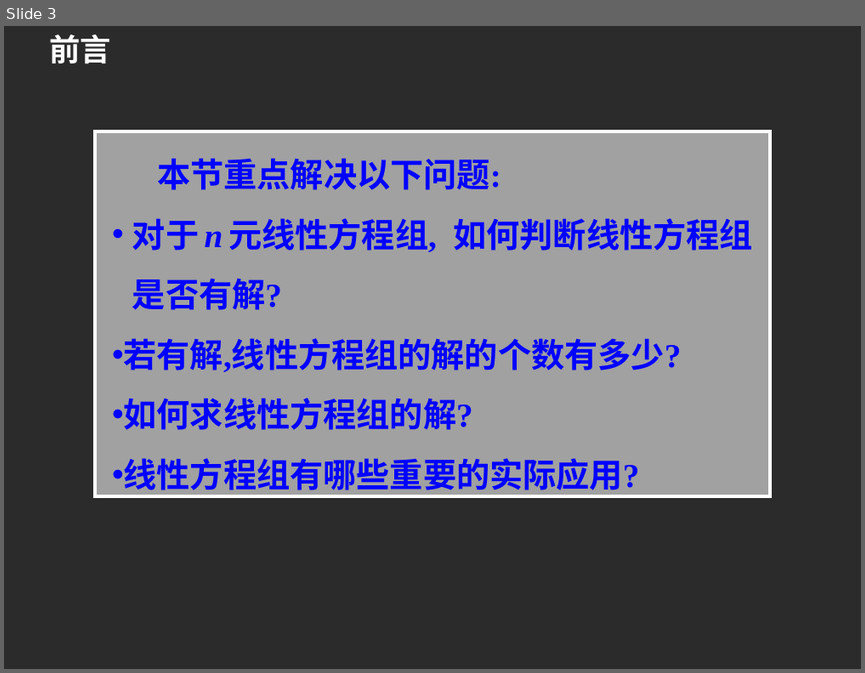
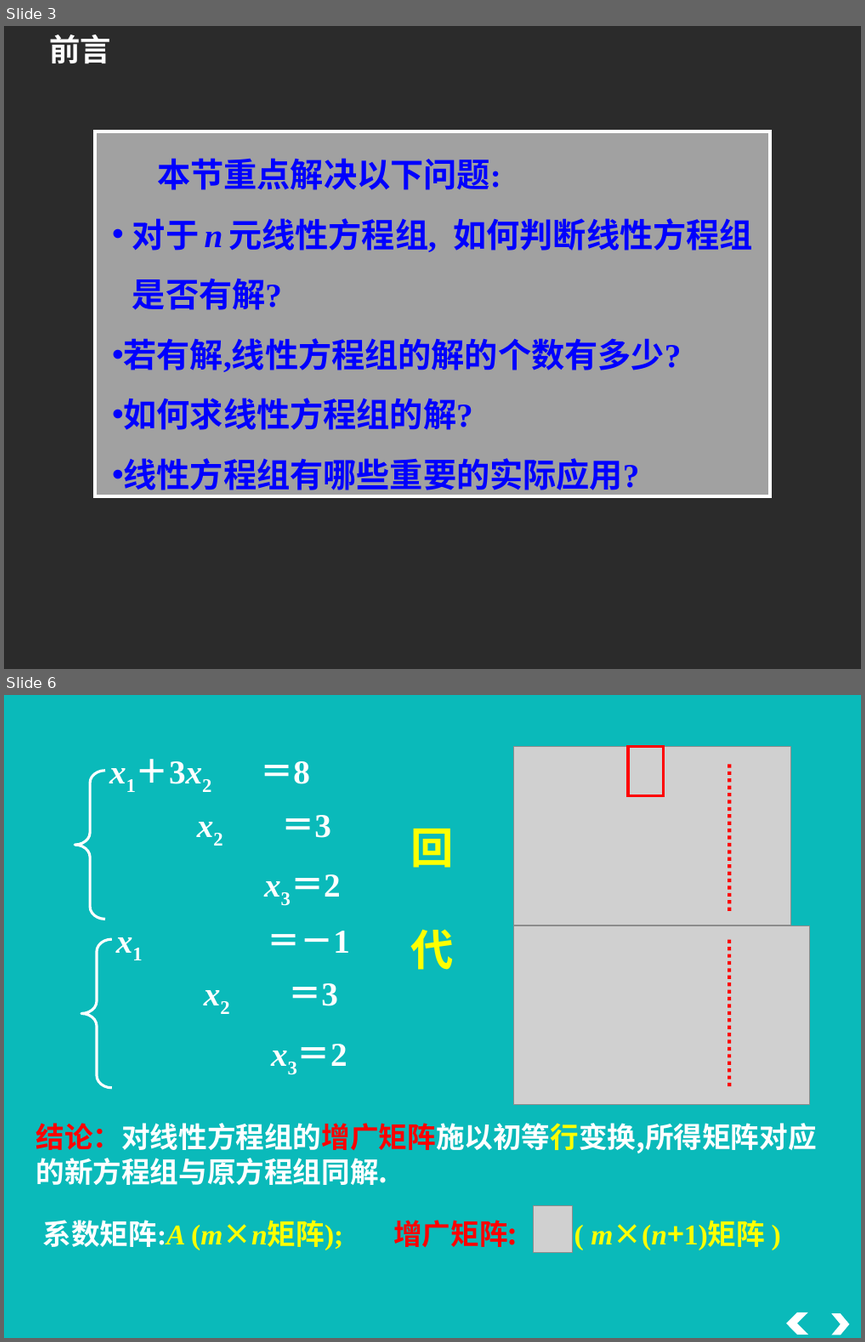
Before and after one commit to zeemeil/zeemeil.github.io, a slide deck: files/2025_2_LM/1104_0301.pptx. Shown one above the other, each under a label of ours: slide 3 before the commit, slides 3 and 6 after it; the slides between them are not shown. The pictures are 865x673 and 865x1342 pixels, drawn with LibreOffice and Linux fonts; fonts in the diff are those of the drawing; grey boxes stand for pictures; background and template pictures are left out; a plain dark background stands for a picture behind light text. Boxes give left, top, right and bottom in pixels: in the first picture for what was removed or moved away, otherwise in the second. Text is boxed around its words. In the diff, an @@ line names an element or a change of style, - is before the commit and + after.

```diff
--- a/files/2025_2_LM/1104_0301.pptx
+++ b/files/2025_2_LM/1104_0301.pptx
@@ slide 6 added at <box>4,695,861,1338</box>, background #0ABABA @@
@@ picture added at <box>513,746,789,925</box> @@
@@ rectangle added at <box>628,746,663,796</box>, outline #FF0000 2.5 pt @@
@@ line added from (730, 765) to (730, 913), #FF0000 3 pt dashed @@
@@ group added at <box>75,761,341,919</box>: 3 texts, 1 left brace @@
+x3＝2
+x1＋3x2 ＝8
+x2 ＝3
@@ text added at <box>411,828,454,970</box>, 36 pt, text #FFFF00, bold @@
+回 代
@@ picture added at <box>513,926,809,1105</box> @@
@@ line added from (729, 939) to (729, 1089), #FF0000 3 pt dashed @@
@@ group added at <box>81,930,350,1088</box>: 3 texts, 1 left brace @@
+x3＝2
+x1 ＝－1
+x2 ＝3
@@ text added at <box>36,1123,817,1185</box>, 24 pt, text #FFFFFF, bold @@
+结论：对线性方程组的增广矩阵施以初等行变换,所得矩阵对应的新方程组与原方程组同解.
@@ text added at <box>43,1219,343,1250</box>, 24 pt, text #FFFF00, bold @@
+系数矩阵:A (m×n矩阵);
@@ text added at <box>393,1219,765,1250</box>, 24 pt, text #FFFF00, bold @@
+增广矩阵: ( m×(n+1)矩阵 )
@@ picture added at <box>534,1205,572,1252</box> @@
@@ chevron added at <box>786,1312,809,1334</box>, fill #FFFFFF @@
@@ chevron added at <box>832,1313,850,1334</box>, fill #FFFFFF @@
```
Also in this commit, not shown: 4 other slides added, 1 other file.
